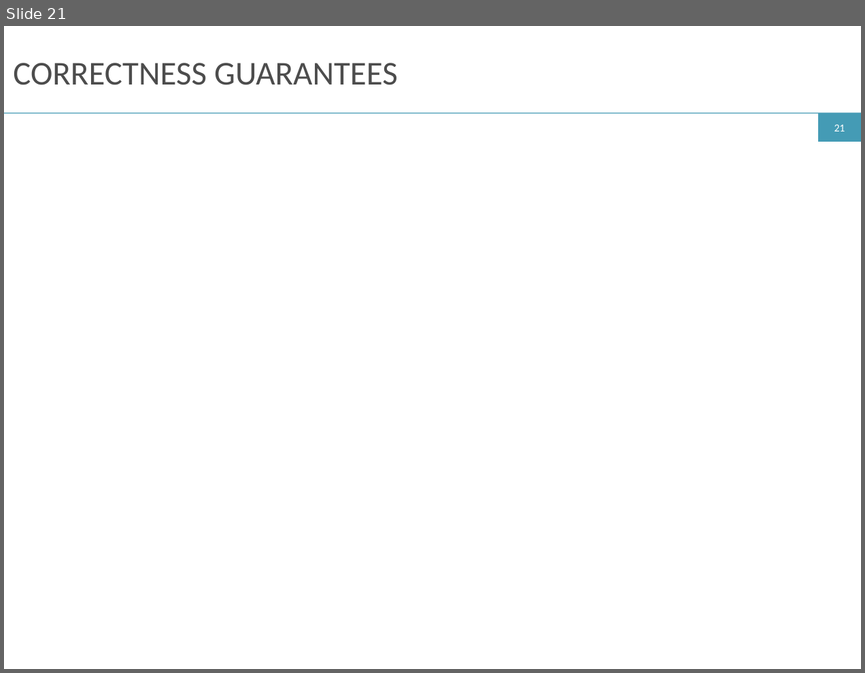
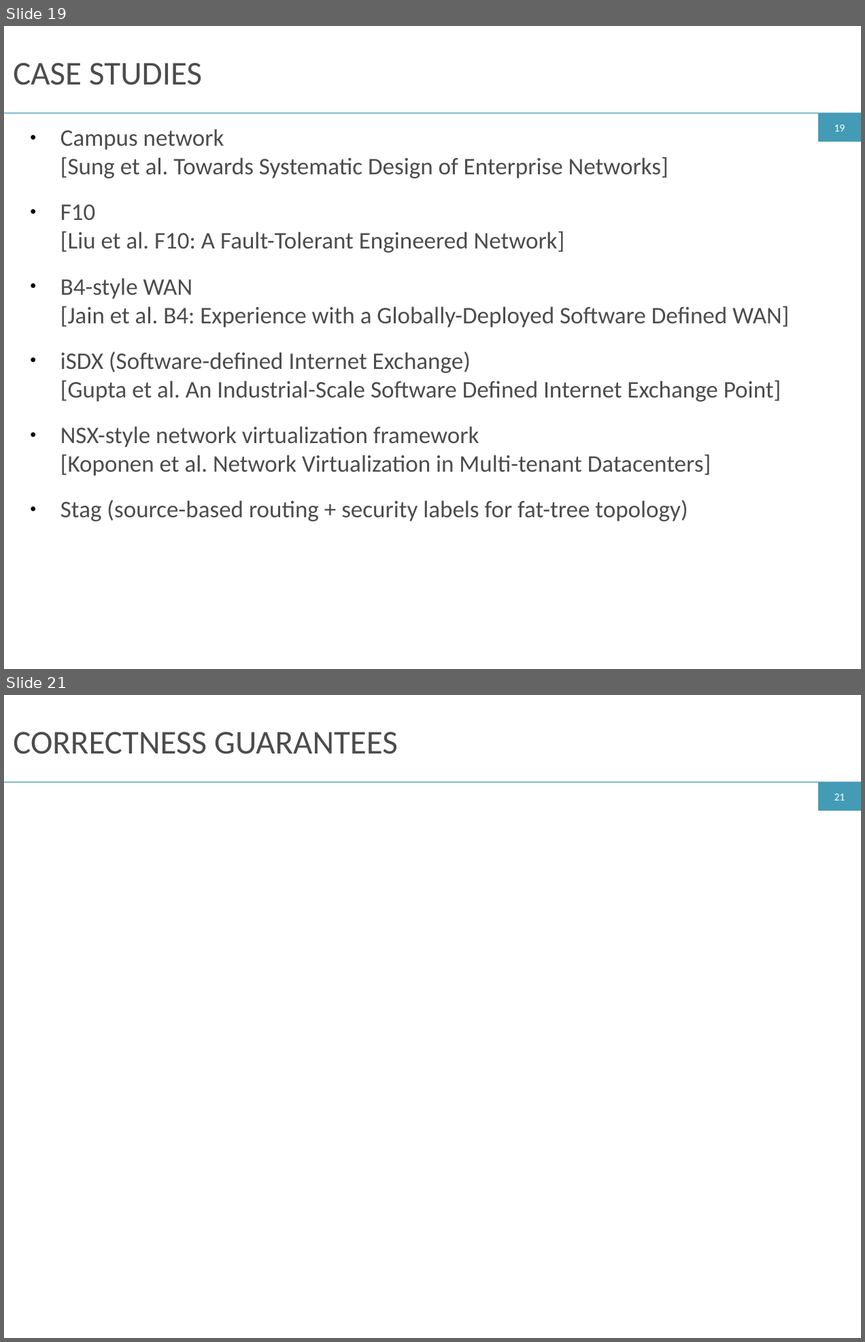
Before and after one commit to ryzhyk/cocoon, a slide deck: doc/netpl16/talk/cocoon.odp. Shown one above the other, each under a label of ours: slide 21 before the commit, slides 19 and 21 after it; the slides between them are not shown. The pictures are 865x673 and 865x1342 pixels, drawn with LibreOffice and Linux fonts; fonts in the diff are those of the drawing. Boxes give left, top, right and bottom in pixels: in the first picture for what was removed or moved away, otherwise in the second. Text is boxed around its words. In the diff, an @@ line names an element or a change of style, - is before the commit and + after.

```diff
--- a/doc/netpl16/talk/cocoon.odp
+++ b/doc/netpl16/talk/cocoon.odp
@@ slide 19 added at (4, 26, 861, 669), background #FFFFFF; not listed: 3 template elements that a slide beside it also shows @@
@@ title added at (13, 63, 202, 85), 28 pt, text #4C4C4C @@
+CASE STUDIES
@@ text added at (60, 129, 789, 521), 20 pt, text #4C4C4C @@
+● Campus network
+[Sung et al. Towards Systematic Design of Enterprise Networks]
+● F10
+[Liu et al. F10: A Fault-Tolerant Engineered Network]
+● B4-style WAN
+[Jain et al. B4: Experience with a Globally-Deployed Software Defined WAN]
+● iSDX (Software-defined Internet Exchange)
+[Gupta et al. An Industrial-Scale Software Defined Internet Exchange Point]
+● NSX-style network virtualization framework
+[Koponen et al. Network Virtualization in Multi-tenant Datacenters]
+● Stag (source-based routing + security labels for fat-tree topology)
```
Also in this commit, not shown: 3 slides changed, 1 slide removed, 5 other files.
